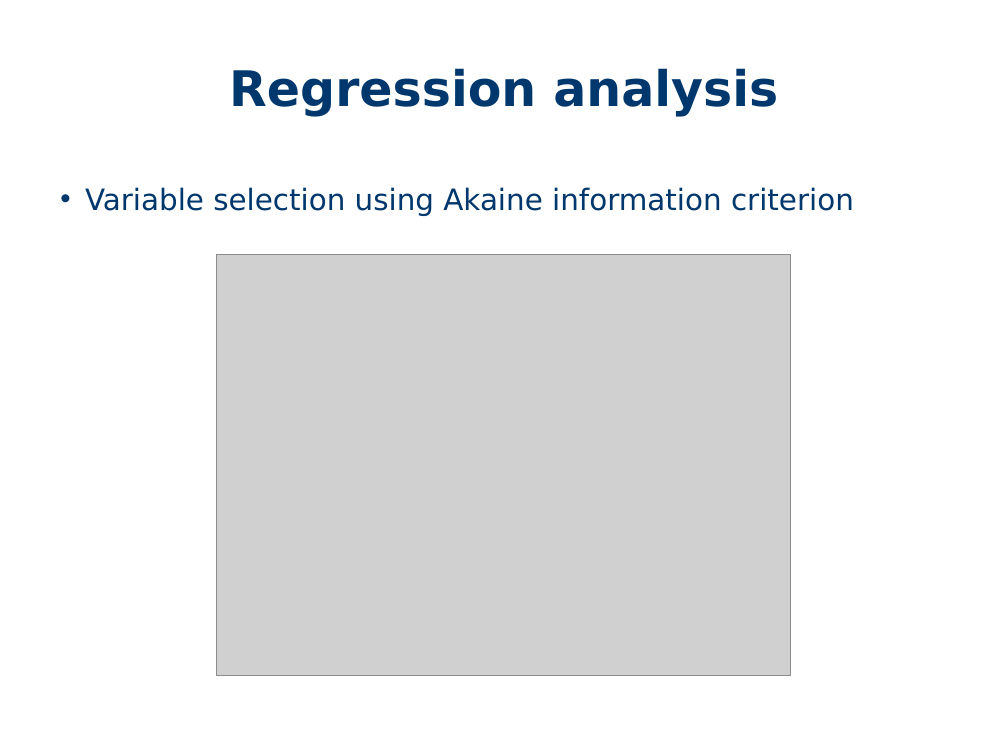
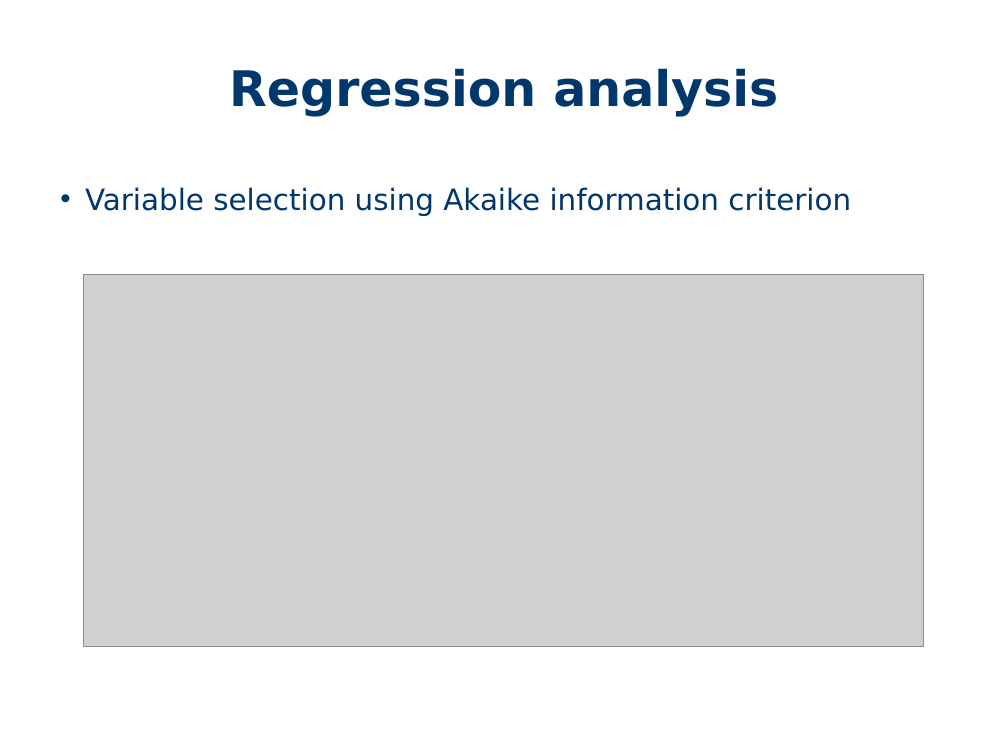
Before and after one commit to PetraBurdejova/spl2018take2, a slide deck: slide 33 of SPL.ppt. Drawn at 1008x756 pixels with LibreOffice and Linux fonts; fonts in the diff are those of the drawing; grey boxes stand for pictures; background and template pictures are left out. Boxes give left, top, right and bottom in pixels: in the first picture for what was removed or moved away, otherwise in the second. Text is boxed around its words. In the diff, an @@ line names an element or a change of style, - is before the commit and + after.

```diff
--- a/SPL.ppt
+++ b/SPL.ppt
@@ text at (x1=85, y1=187, x2=851, y2=216): text changed @@
-• Variable selection using Akaine information criterion
+• Variable selection using Akaike information criterion
@@ picture resized from (x1=217, y1=255, x2=790, y2=675) to (x1=84, y1=275, x2=923, y2=647) @@
```
Also in this commit, not shown: 4 other slides changed.
